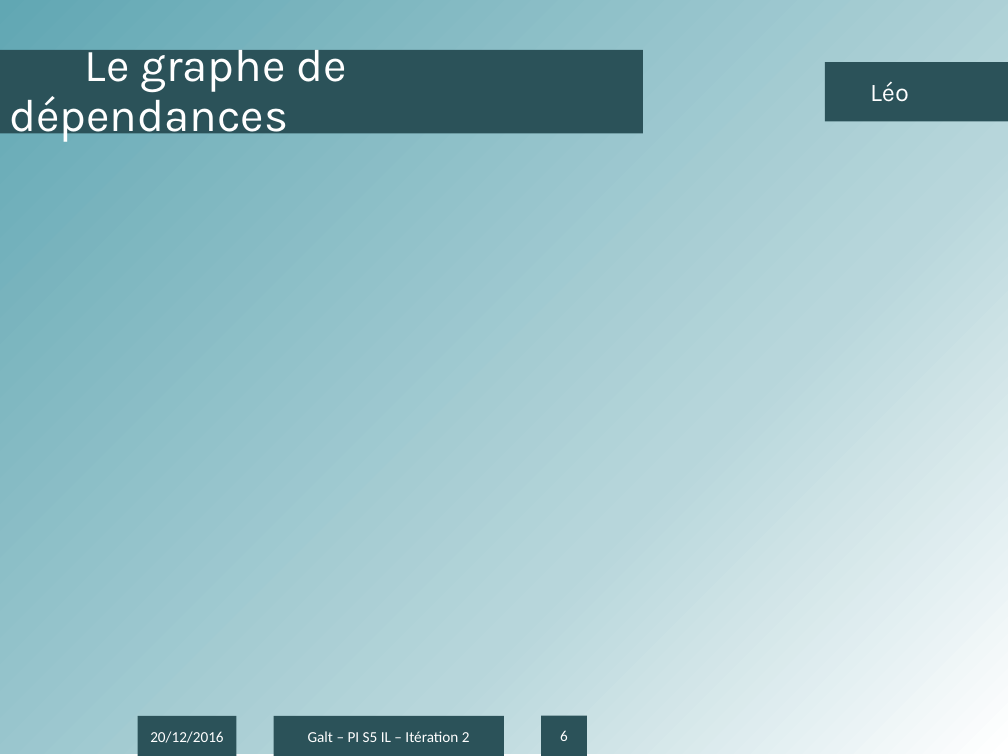
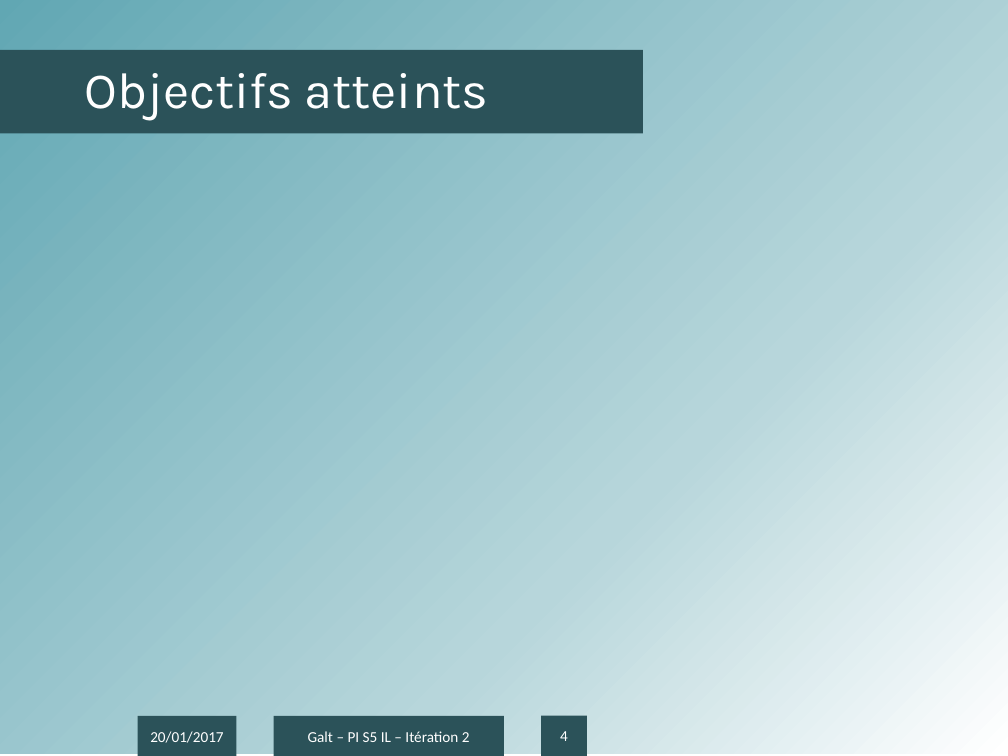
Before and after one commit to antonin-charrier/Project-Galt, a slide deck: slide 4 of Itérations/Présentation IT2.pptx (slide 6 before the commit). Drawn at 1008x756 pixels with LibreOffice and Linux fonts; fonts in the diff are those of the drawing; background and template pictures are left out. Boxes give left, top, right and bottom in pixels: in the first picture for what was removed or moved away, otherwise in the second. Text is boxed around its words. In the diff, an @@ line names an element or a change of style, - is before the commit and + after.

```diff
--- a/Itérations/Présentation IT2.pptx
+++ b/Itérations/Présentation IT2.pptx
@@ title at (85, 73, 489, 120): text changed; size 36 to 40 pt @@
-Le graphe de dépendances
+Objectifs atteints
@@ text removed at (825, 62, 1008, 122) @@
-Léo
@@ text in rectangle at (150, 731, 223, 743): text changed @@
-20/12/2016
+20/01/2017
@@ page number at (560, 731, 568, 741): text changed @@
-6
+4
```
Also in this commit, not shown: 4 other slides changed, 3 slides removed.
